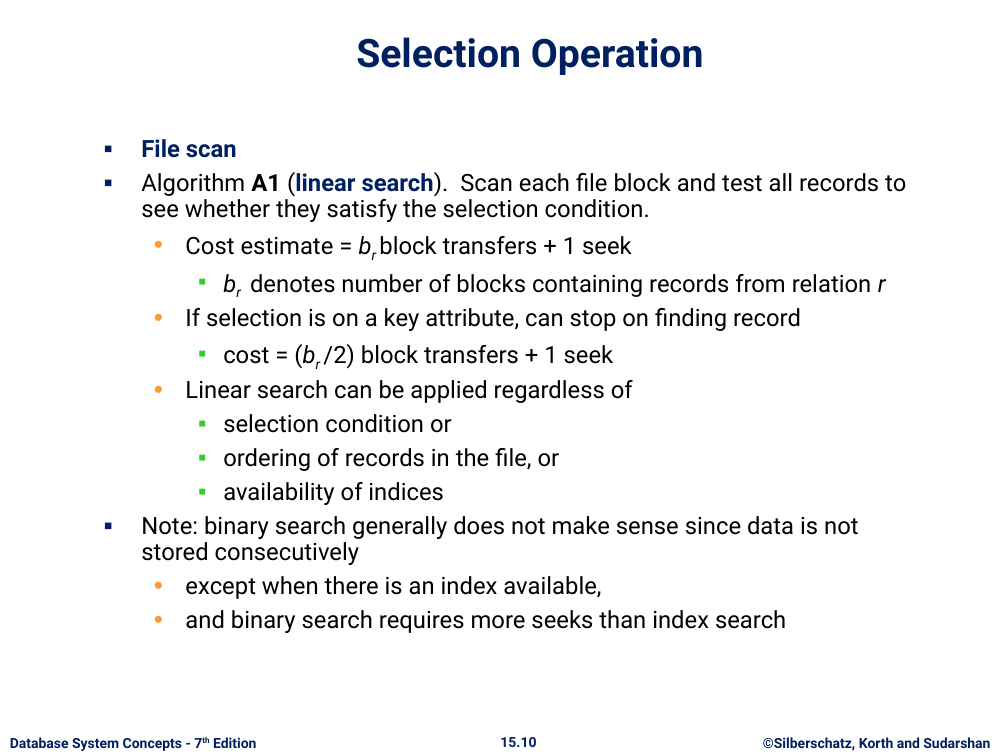
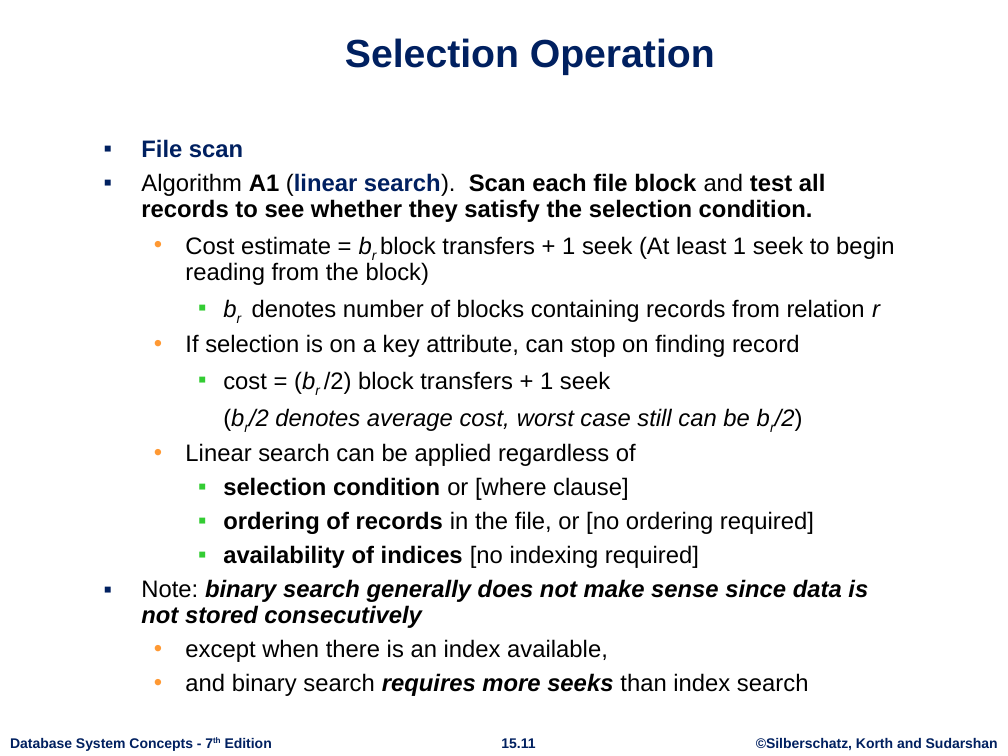
Before and after one commit to rizveeredwan/course-contents, a slide deck: slide 11 of CSE-3104/ch15.pptx (slide 10 before the commit). Drawn at 1008x756 pixels with LibreOffice and Linux fonts; fonts in the diff are those of the drawing; background and template pictures are left out. Boxes give left, top, right and bottom in pixels: in the first picture for what was removed or moved away, otherwise in the second. Text is boxed around its words. In the diff, an @@ line names an element or a change of style, - is before the commit and + after.

```diff
--- a/CSE-3104/ch15.pptx
+++ b/CSE-3104/ch15.pptx
@@ title "Selection Operation" at (345,38,715,75): font Roboto to Arial @@
@@ text at (141,139,880,696): font Roboto to Arial in "File scan", "Algorithm A1 (linear search). Scan each file ...", "br denotes number of blocks containing records ...", "If selection is on a key attribute, ..." and 5 more places; bold on in "Scan each file block test all records ...", "binary search generally does not make sense ...", "requires more seeks"; italic on in "binary search generally does not make sense ...", "requires more seeks"; less space between paragraphs @@
@@ text at (185,236,894,285): text changed; font Roboto to Arial @@
-  • Cost estimate = br block transfers + 1 seek
+  • Cost estimate = br block transfers + 1 seek (At least 1 seek to begin reading from the block)
@@ text at (249,408,803,431): paragraph added @@
+(br/2 denotes average cost, worst case still can be br/2)
@@ text at (223,477,814,568): text changed; font Roboto to Arial @@
-    ▪ selection condition or
-    ▪ ordering of records in the file, or
-    ▪ availability of indices
+    ▪ selection condition or [where clause]
+    ▪ ordering of records in the file, or [no ordering required]
+    ▪ availability of indices [no indexing required]
@@ text "Database System Concepts - 7th ..." at (10,738,272,751): font Roboto to Arial; less space between paragraphs @@
@@ page number at (501,738,535,748): text changed; font Roboto to Arial @@
-15.10
+15.11
@@ text "©Silberschatz, Korth and Sudarshan" at (756,738,998,751): font Roboto to Arial; less space between paragraphs @@
```
Also in this commit, not shown: 62 other slides changed, 17 slides added.
